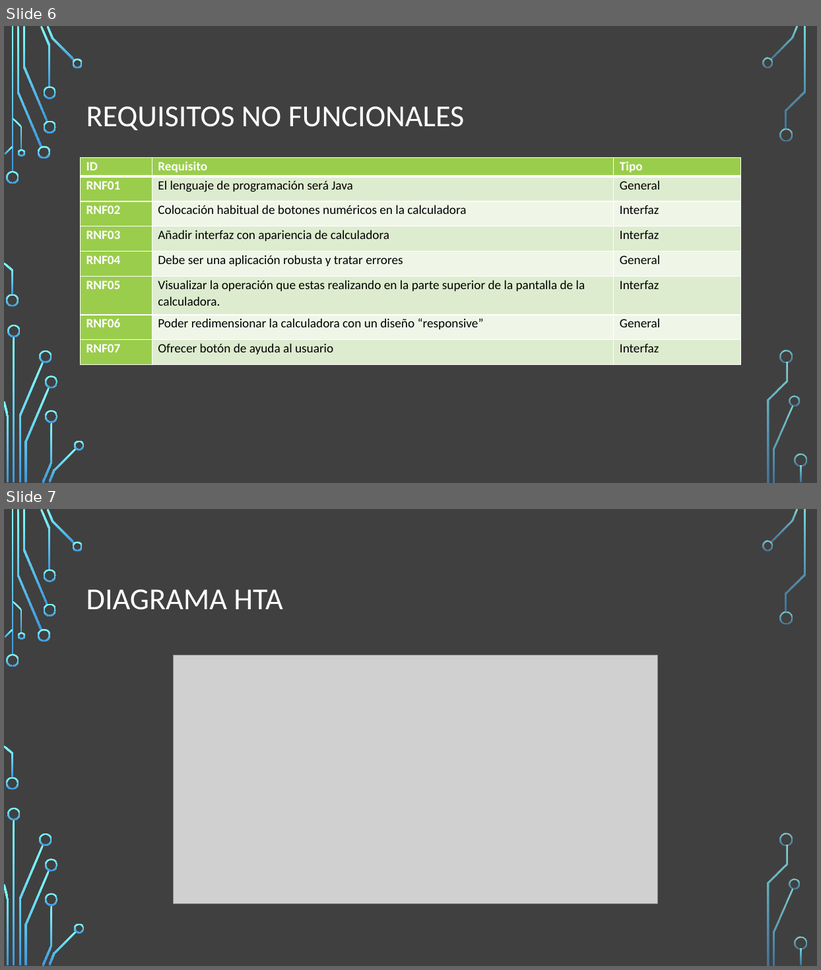
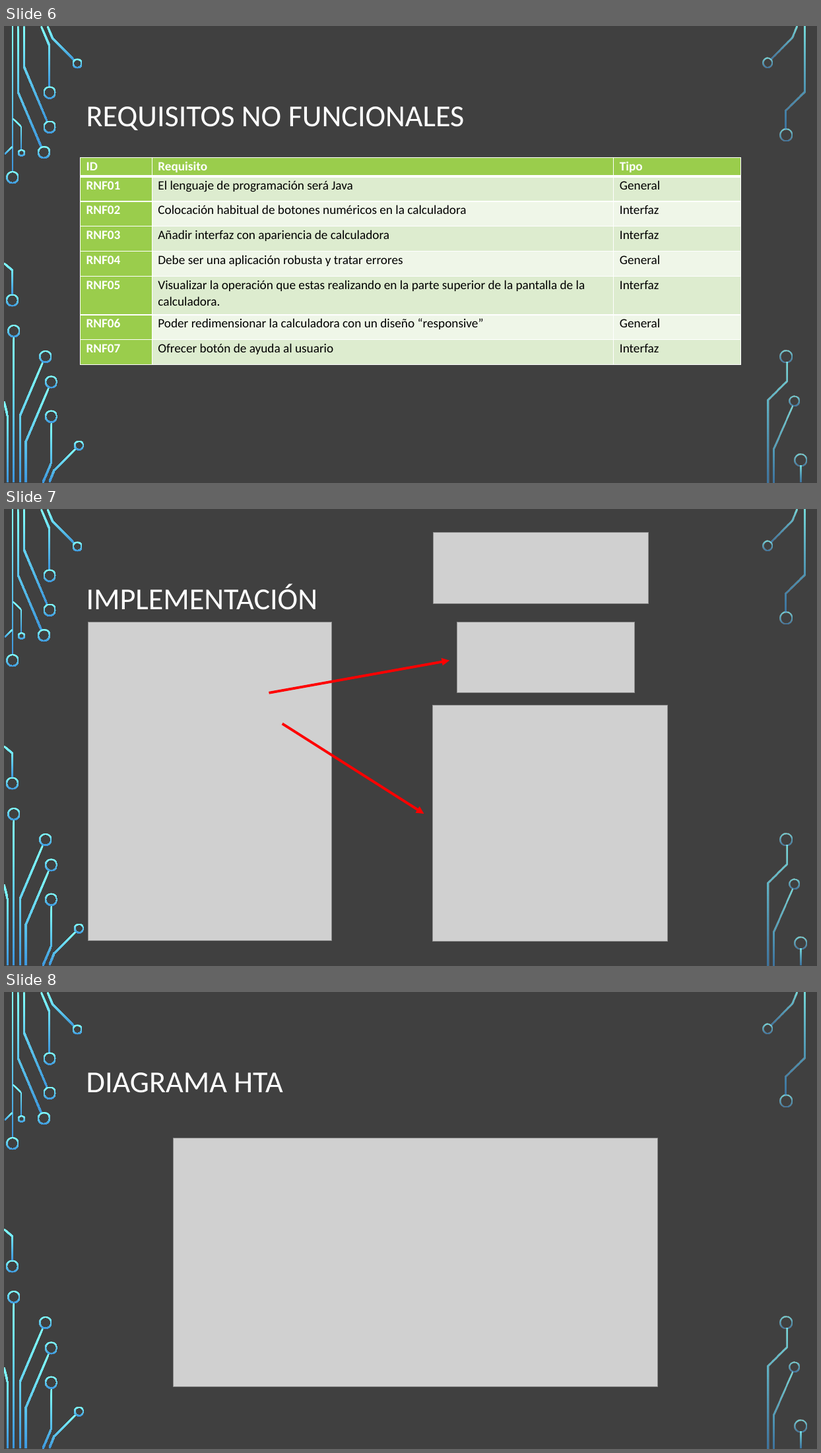
Before and after one commit to JesusGarce/CalculadoraAIS, a slide deck: Presentación.pptx. Shown one above the other, each under a label of ours: slides 6 and 7 before the commit, slides 6, 7 and 8 after it. The pictures are 821x970 and 821x1453 pixels, drawn with LibreOffice and Linux fonts; fonts in the diff are those of the drawing; grey boxes stand for pictures; background and template pictures are left out. Boxes give left, top, right and bottom in pixels: in the first picture for what was removed or moved away, otherwise in the second. Text is boxed around its words. In the diff, an @@ line names an element or a change of style, - is before the commit and + after.

Commit message:
Presentación actualizada final

```diff
--- a/Presentación.pptx
+++ b/Presentación.pptx
@@ slide 7 added at (4, 509, 817, 966), background picture (left out); not listed: 36 template elements that a slide beside it also shows @@
@@ picture added at (434, 532, 649, 603) @@
@@ title added at (86, 584, 318, 610), 36 pt, text #FFFFFF @@
+IMPLEMENTACIÓN
@@ picture added at (88, 622, 332, 941) @@
@@ picture added at (457, 622, 636, 693) @@
@@ arrow added from (269, 693) to (450, 661), #FF0000 3 pt @@
@@ picture added at (433, 706, 668, 941) @@
@@ arrow added from (282, 723) to (424, 814), #FF0000 3 pt @@
@@ what was slide 7 is now slide 8 @@
```
Also in this commit, not shown: 1 other file.
